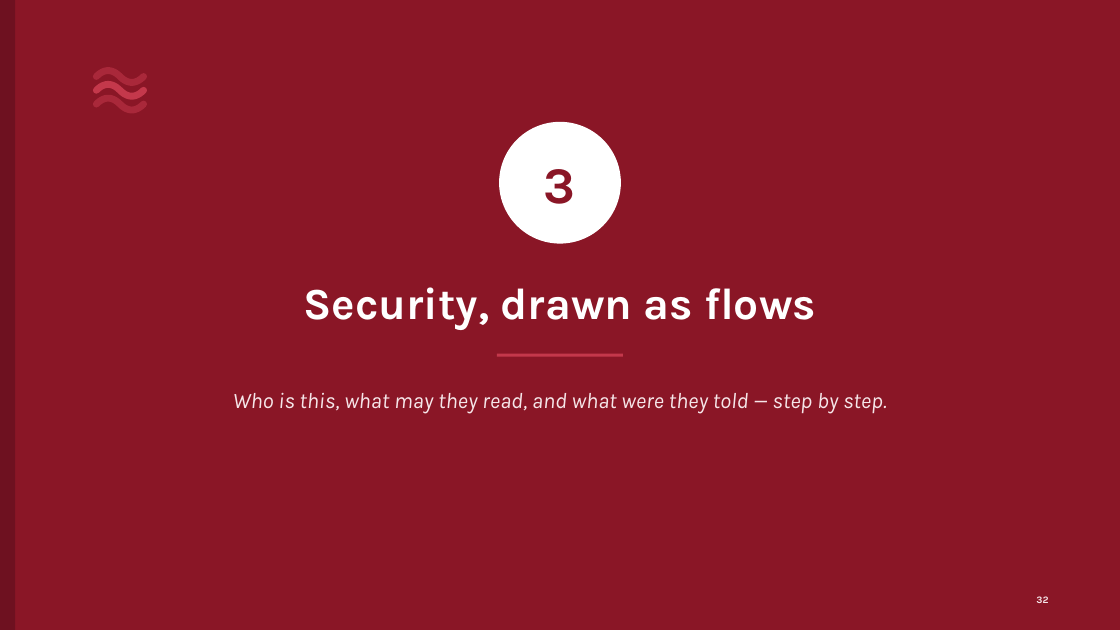
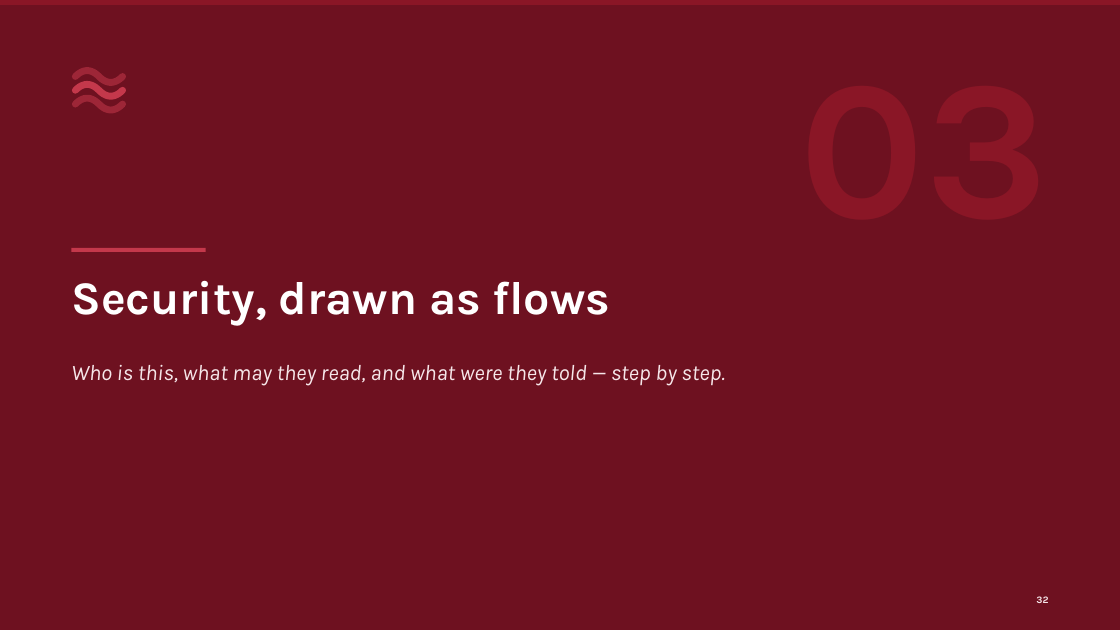
Before and after one commit to ajsinha/pravaha, a slide deck: slide 32 of docs/publications/Pravaha-Continuous-SQL-Engine-Design-and-Evidence.pptx. Drawn at 1120x630 pixels with LibreOffice and Linux fonts; fonts in the diff are those of the drawing. Boxes give left, top, right and bottom in pixels: in the first picture for what was removed or moved away, otherwise in the second. Text is boxed around its words. In the diff, an @@ line names an element or a change of style, - is before the commit and + after.

```diff
--- a/docs/publications/Pravaha-Continuous-SQL-Engine-Design-and-Evidence.pptx
+++ b/docs/publications/Pravaha-Continuous-SQL-Engine-Design-and-Evidence.pptx
@@ rectangle at [0, 0, 1120, 630]: fill #8A1626 to #6E1120 @@
@@ rectangle removed at [0, 0, 15, 630] @@
@@ rectangle added at [0, 0, 1120, 5], fill #8A1626 @@
@@ 3 freeform shapes: place and size @@
-3 freeform shapes at [97, 71, 144, 110]
+3 freeform shapes at [76, 71, 123, 110]
@@ ellipse removed at [499, 122, 621, 244] @@
-3
@@ text "Security, drawn as flows": place and size @@
-text "Security, drawn as flows" at [303, 287, 816, 330]
+text "Security, drawn as flows" at [71, 280, 611, 325]
@@ text "Security, drawn as flows" at [71, 280, 611, 325]: size 38 to 40 pt; alignment centre to left @@
@@ rectangle: place and size @@
-rectangle at [497, 354, 623, 357]
+rectangle at [71, 248, 206, 252]
@@ text "Who is this, what may ...": place and size @@
-text "Who is this, what may ..." at [233, 393, 887, 414]
+text "Who is this, what may ..." at [71, 365, 725, 386]
@@ text "Who is this, what may ..." at [71, 365, 725, 386]: alignment centre to left @@
```
Also in this commit, not shown: 4 other slides changed, 3 other files.
